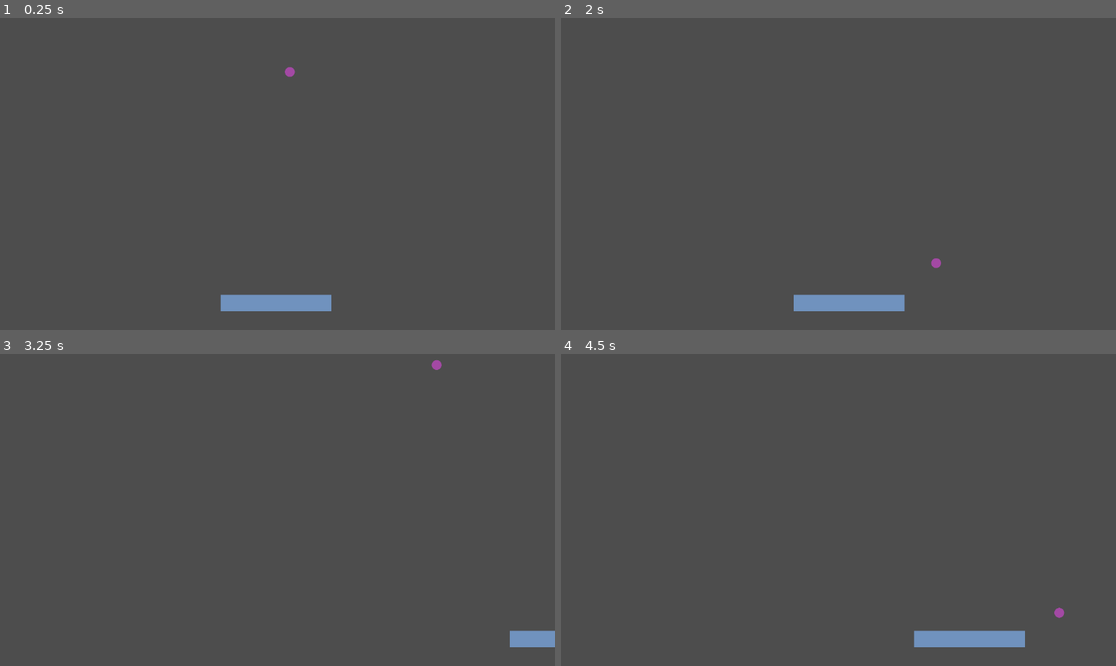
Above: before the commit, frames 1-4 (two rows, left to right).
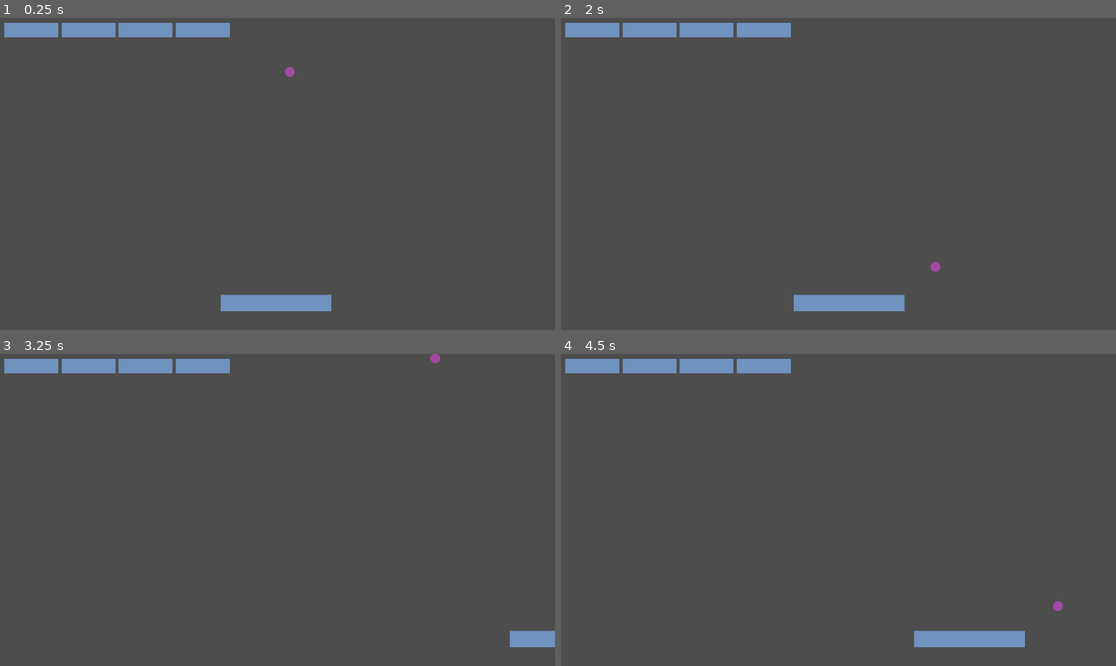
Above: after the commit, the same moments.

Repository: miguelomp/pong
Game: Godot game, scene res://scenes/main.tscn
Same seed, same stepped clock (60 frames per second), same inputs: the game is played once before the commit and once after it.
Inputs:
- Up to frame 1 (0.25 s): no input
- Up to frame 2 (2 s): tap Enter at 0.5 s; hold D (move right) 0.53-1.28 s; hold A (move left) from 1.28 s (still down)
- Up to frame 3 (3.25 s): release A (move left) at 2.03 s; hold D (move right) from 2.03 s (still down)
- Up to frame 4 (4.5 s): release D (move right) at 3.53 s; hold A (move left) from 3.53 s (still down)

The runs differ from the first frame. In frame 1, 1.8% of the frame differs, in the area x 0-42%, y 1-7%; in frame 2, 1.9%; in frame 3, 1.9%; in frame 4, 1.9%, in the area x 0-91%, y 1-85%.

Commit message:
little enhancement over bounce

Diff:
--- a/scenes/main.tscn
+++ b/scenes/main.tscn
@@ -1,7 +1,8 @@
-[gd_scene load_steps=4 format=3 uid="uid://cp8ook1x04nek"]
+[gd_scene load_steps=5 format=3 uid="uid://cp8ook1x04nek"]
 
 [ext_resource type="PackedScene" uid="uid://dswjg7m866uy" path="res://scenes/platform.tscn" id="1_j7ghw"]
 [ext_resource type="PackedScene" uid="uid://mjb0vwam7or5" path="res://scenes/ball.tscn" id="2_yu2ug"]
+[ext_resource type="PackedScene" uid="uid://bkonwa3d78iaw" path="res://scenes/tile.tscn" id="3_f62o0"]
 
 [sub_resource type="WorldBoundaryShape2D" id="WorldBoundaryShape2D_ua55p"]
 
@@ -30,3 +31,15 @@
 position = Vector2(-4, -325)
 rotation = 3.14159
 shape = SubResource("WorldBoundaryShape2D_ua55p")
+
+[node name="tile" parent="." instance=ExtResource("3_f62o0")]
+position = Vector2(-511, -299)
+
+[node name="tile2" parent="." instance=ExtResource("3_f62o0")]
+position = Vector2(-392, -299)
+
+[node name="tile3" parent="." instance=ExtResource("3_f62o0")]
+position = Vector2(-274, -299)
+
+[node name="tile4" parent="." instance=ExtResource("3_f62o0")]
+position = Vector2(-155, -299)
--- a/scenes/platform.tscn
+++ b/scenes/platform.tscn
@@ -3,17 +3,20 @@
 [ext_resource type="Script" path="res://scripts/platform.gd" id="1_h4iop"]
 [ext_resource type="Texture2D" uid="uid://cfmij0ntcwd0e" path="res://assets/sprites.png" id="1_vvc1d"]
 
-[sub_resource type="RectangleShape2D" id="RectangleShape2D_tc1p0"]
-size = Vector2(230, 36)
+[sub_resource type="RectangleShape2D" id="RectangleShape2D_jac1q"]
+size = Vector2(230.44, 33.3061)
 
 [node name="platform" type="RigidBody2D"]
 freeze = true
 freeze_mode = 1
 script = ExtResource("1_h4iop")
 SPEED = 500.0
+metadata/_edit_group_ = true
 
-[node name="CollisionShape2D" type="CollisionShape2D" parent="."]
-shape = SubResource("RectangleShape2D_tc1p0")
+[node name="CollisionPolygon2D" type="CollisionShape2D" parent="."]
+position = Vector2(0, -1.90735e-06)
+scale = Vector2(0.998089, 1.02083)
+shape = SubResource("RectangleShape2D_jac1q")
 
 [node name="Sprite2D" type="Sprite2D" parent="."]
 scale = Vector2(0.278788, 0.206061)
--- a/scripts/ball.gd
+++ b/scripts/ball.gd
@@ -9,14 +9,25 @@
 
 func _physics_process(delta):
 	# Move the ball
-	var collision = move_and_collide(velocity * delta)
-	if collision:
-		# Reflect the velocity upon collision
-		velocity = velocity.bounce(collision.get_normal())
+	var collision: KinematicCollision2D = move_and_collide(velocity * delta)
+
+	if collision == null:
+		return
+
+	var collider = collision.get_collider()
+	var to: Vector2 = collision.get_normal()
+
+	if collider.name == "platform":
+		to = (position - collider.position).normalized()
+		to = to.from_angle(PI/2)
+
+	# Reflect the velocity upon collision
+	velocity = velocity.bounce(to)
 
 	# If you want to adjust velocity mid-game:
 	#if Input.is_action_just_pressed("restart_ball"):
 		#reset_ball()
+	pass
 
 func reset_ball():
 	global_position = Vector2(400, 300)  # Replace with your starting position
